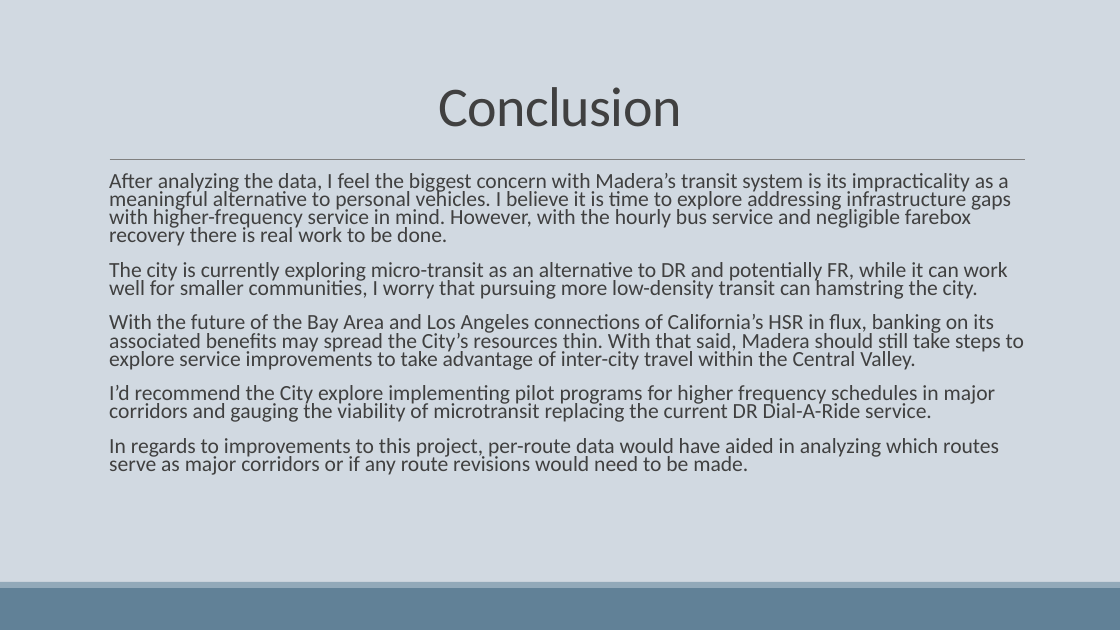
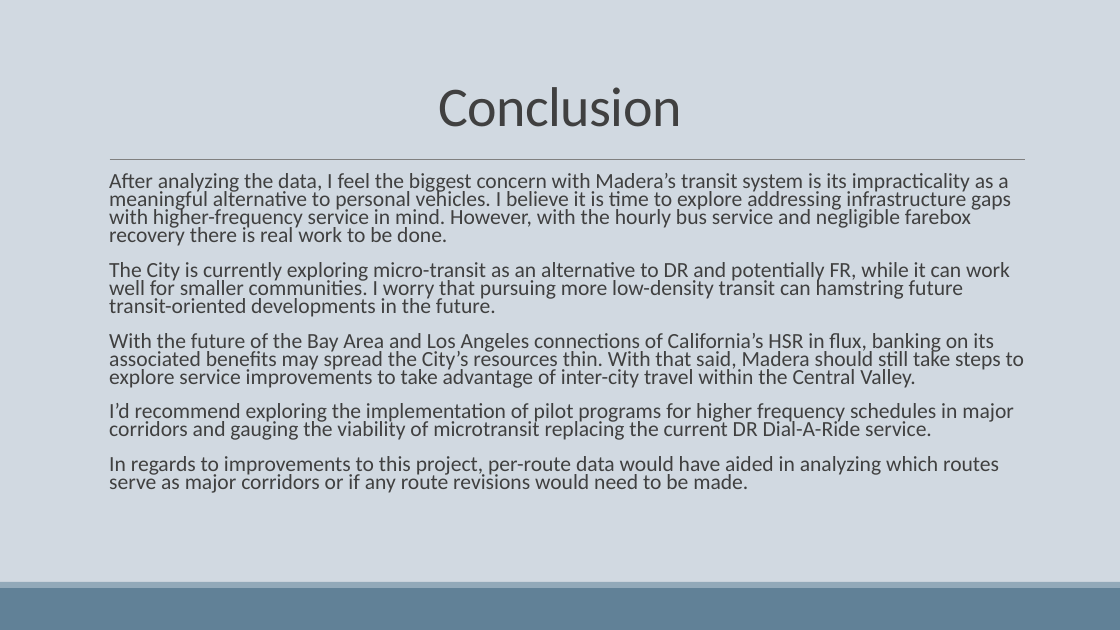
Before and after one commit to ggfm16/Madera-NTD-Project, a slide deck: slide 12 of Slide Deck/Madera Transit Analysis.pptx. Drawn at 1120x630 pixels with LibreOffice and Linux fonts; fonts in the diff are those of the drawing. Boxes give left, top, right and bottom in pixels: in the first picture for what was removed or moved away, otherwise in the second. Text is boxed around its words. In the diff, an @@ line names an element or a change of style, - is before the commit and + after.

```diff
--- a/Slide Deck/Madera Transit Analysis.pptx
+++ b/Slide Deck/Madera Transit Analysis.pptx
@@ text at (109,262,1010,317): text changed @@
-  The city is currently exploring micro-transit as an alternative to DR and potentially FR, while it can work well for smaller communities, I worry that pursuing more low-density transit can hamstring the city.
+  The City is currently exploring micro-transit as an alternative to DR and potentially FR, while it can work well for smaller communities. I worry that pursuing more low-density transit can hamstring future transit-oriented developments in the future.
@@ text at (109,403,1014,440): text changed @@
-  I’d recommend the City explore implementing pilot programs for higher frequency schedules in major corridors and gauging the viability of microtransit replacing the current DR Dial-A-Ride service.
+  I’d recommend exploring the implementation of pilot programs for higher frequency schedules in major corridors and gauging the viability of microtransit replacing the current DR Dial-A-Ride service.
```
